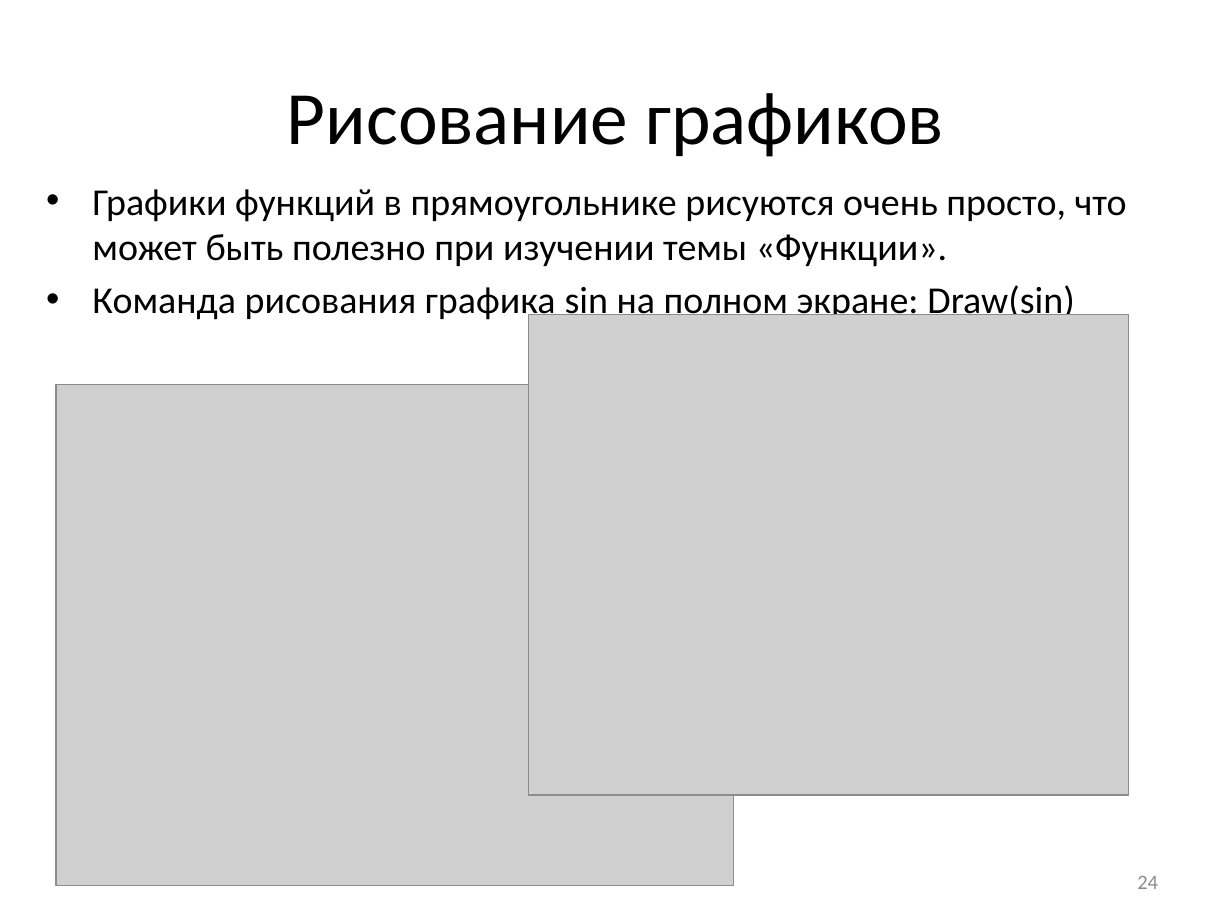
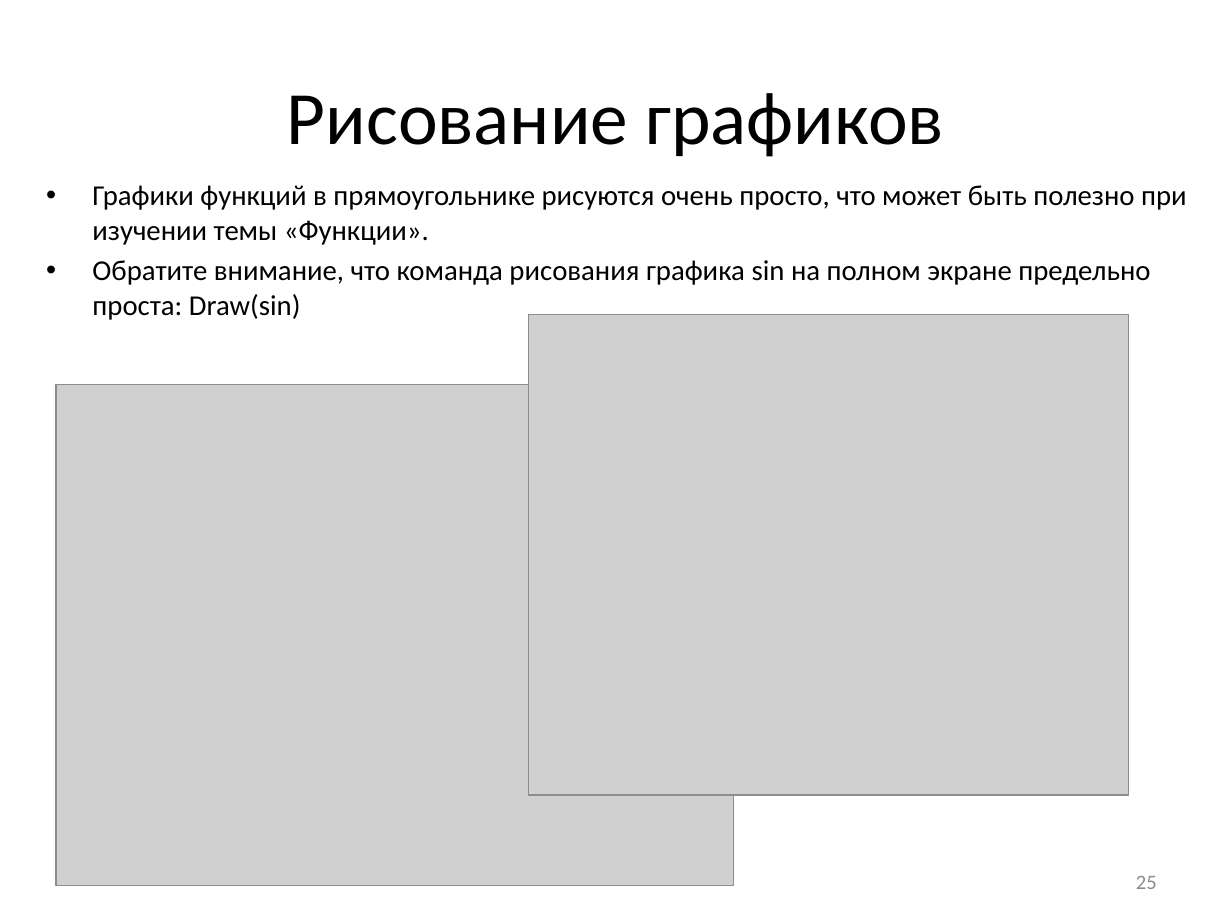
Before and after one commit to pascalabcnet/pascalabcnet, a slide deck: slide 25 of _Presentations/2015 New Features/PascalABC.NET 2015.pptx (slide 24 before the commit). Drawn at 1232x924 pixels with LibreOffice and Linux fonts; fonts in the diff are those of the drawing; grey boxes stand for pictures. Boxes give left, top, right and bottom in pixels: in the first picture for what was removed or moved away, otherwise in the second. Text is boxed around its words. In the diff, an @@ line names an element or a change of style, - is before the commit and + after.

```diff
--- a/_Presentations/2015 New Features/PascalABC.NET 2015.pptx
+++ b/_Presentations/2015 New Features/PascalABC.NET 2015.pptx
@@ text at <box>92,185,1187,245</box>: size 22.2 to 16.8 pt in "Графики функций в прямоугольнике рисуются очень просто, ..."; less space between paragraphs @@
@@ text at <box>92,260,1150,320</box>: text changed; size 22.2 to 16.8 pt @@
-• Команда рисования графика sin на полном экране: Draw(sin)
+• Обратите внимание, что команда рисования графика sin на полном экране предельно проста: Draw(sin)
@@ page number at <box>1136,876,1157,889</box>: text changed @@
-24
+25
```
Also in this commit, not shown: 40 other slides changed, 1 slide added, 11 other files.
